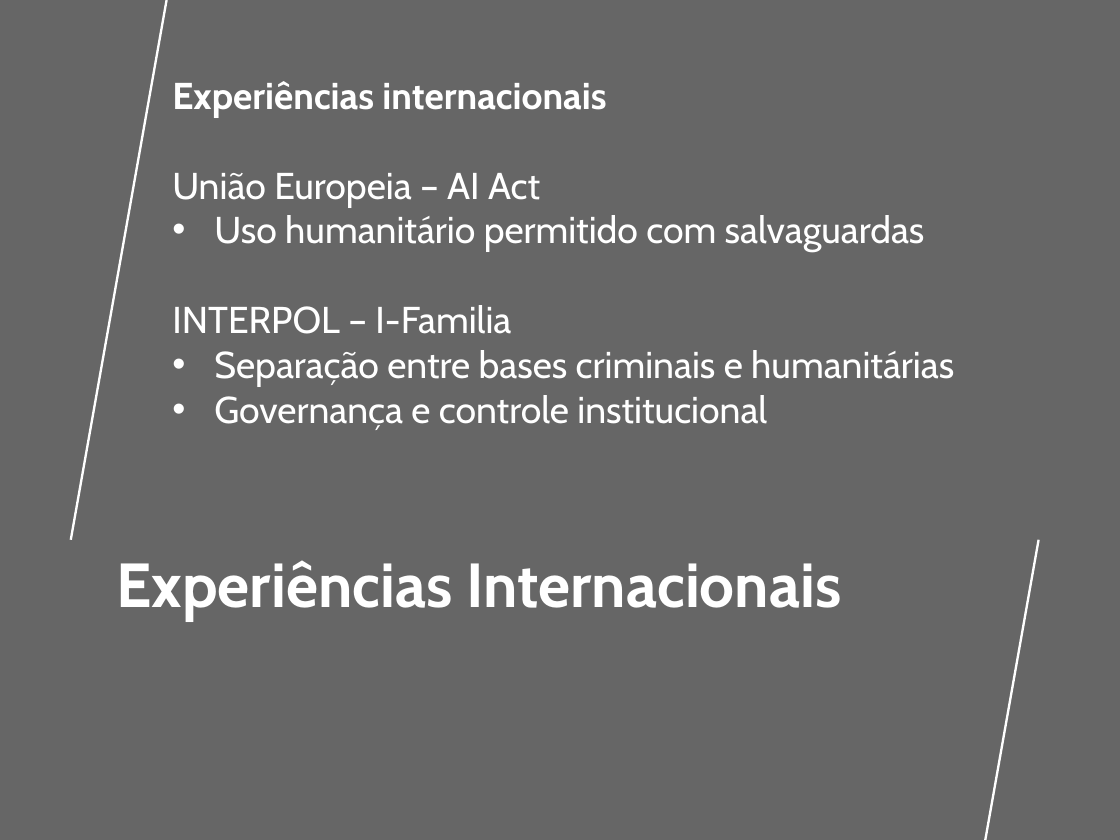
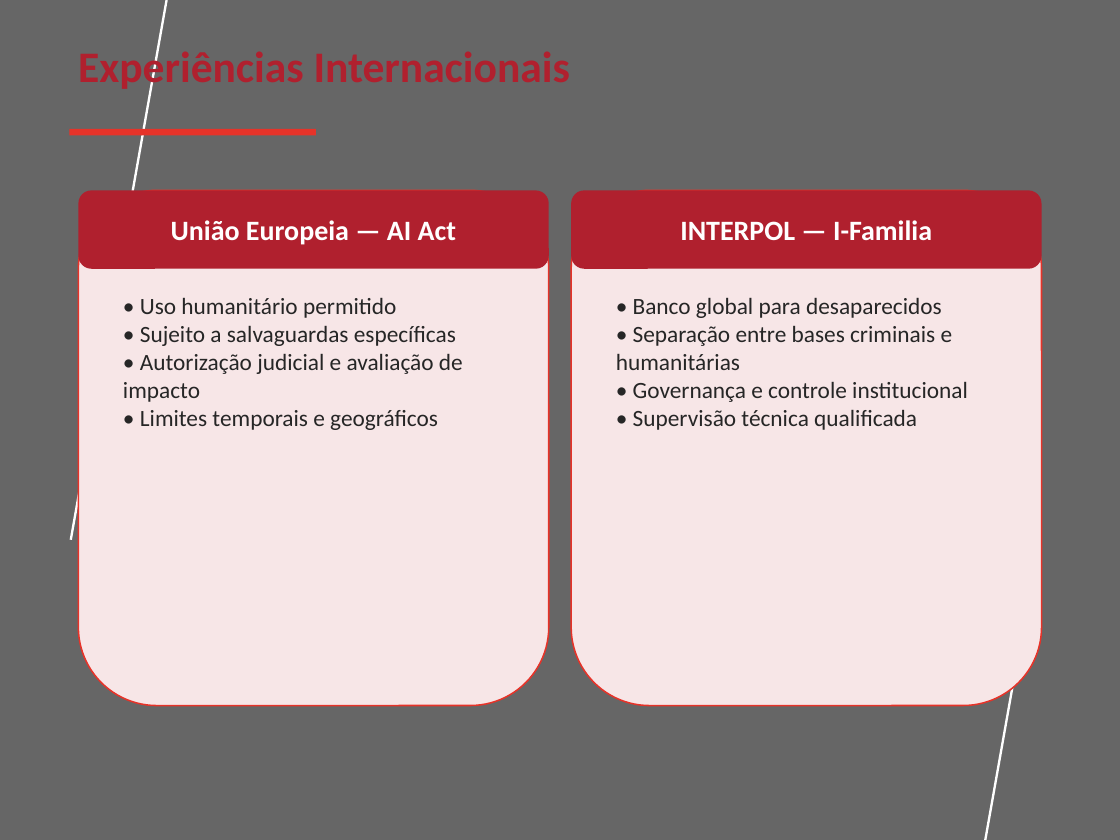
Before and after one commit to saxsoares/TCC-UNIVESP-2026, a slide deck: slide 19 of Apresentação TCC.pptx (slide 18 before the commit). Drawn at 1120x840 pixels with LibreOffice and Linux fonts; fonts in the diff are those of the drawing; background and template pictures are left out. Boxes give left, top, right and bottom in pixels: in the first picture for what was removed or moved away, otherwise in the second. Text is boxed around its words. In the diff, an @@ line names an element or a change of style, - is before the commit and + after.

```diff
--- a/Apresentação TCC.pptx
+++ b/Apresentação TCC.pptx
@@ text "Experiências Internacionais": place and size @@
-text "Experiências Internacionais" at [117, 560, 841, 622]
+text "Experiências Internacionais" at [78, 46, 303, 93]
@@ text "Experiências Internacionais" at [78, 46, 303, 93]: size 40 to 28 pt, font Cabin to Calibri, text colour #FFFFFF to #B0202E @@
@@ text removed at [172, 81, 954, 430] @@
-Experiências internacionais
-União Europeia – AI Act
-  • Uso humanitário permitido com salvaguardas
-INTERPOL – I-Familia
-  • Separação entre bases criminais e humanitárias
-• Governança e controle institucional
@@ rectangle added at [69, 129, 316, 136], fill #E63329 @@
@@ rounded rectangle added at [78, 190, 549, 706], fill #F7E6E7, outline #E63329 1 pt @@
@@ rounded rectangle added at [78, 190, 549, 269], fill #B0202E, 18 pt, text #FFFFFF, bold @@
+União Europeia — AI Act
@@ rounded rectangle added at [571, 190, 1042, 706], fill #F7E6E7, outline #E63329 1 pt @@
@@ rounded rectangle added at [571, 190, 1042, 269], fill #B0202E, 18 pt, text #FFFFFF, bold @@
+INTERPOL — I-Familia
@@ text added at [123, 298, 463, 430], 15 pt, text #262626 @@
+• Uso humanitário permitido
+• Sujeito a salvaguardas específicas
+• Autorização judicial e avaliação de impacto
+• Limites temporais e geográficos
@@ text added at [616, 298, 968, 430], 15 pt, text #262626 @@
+• Banco global para desaparecidos
+• Separação entre bases criminais e humanitárias
+• Governança e controle institucional
+• Supervisão técnica qualificada
```
Also in this commit, not shown: 17 other slides changed, 4 slides added, 3 slides removed, 2 other files.
